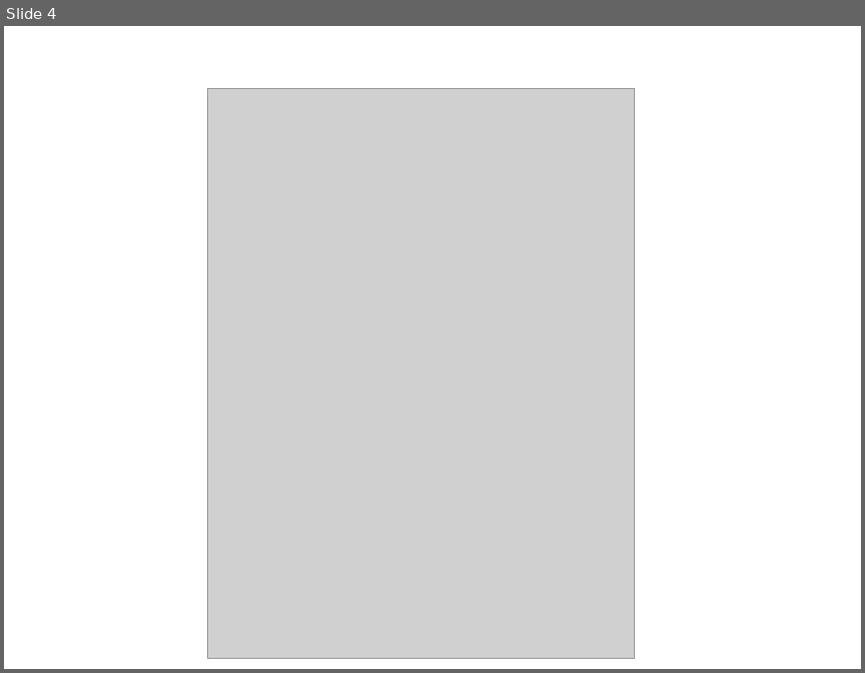
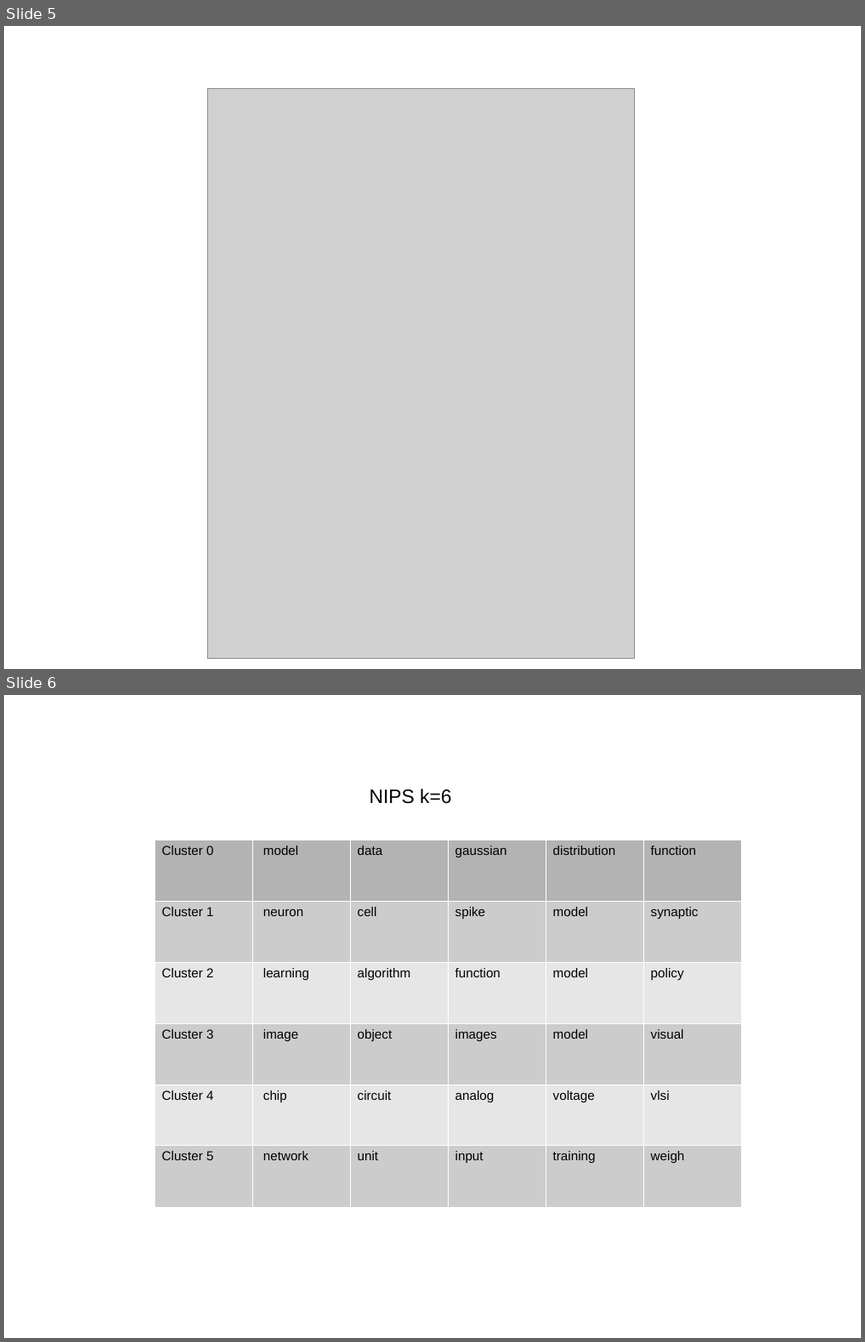
Before and after one commit to vitalv/doc-clustering-topic-modeling, a slide deck: doc-clustering-topic-modeling.odp. Shown one above the other, each under a label of ours: slide 4 before the commit, slides 5 and 6 after it. The pictures are 865x673 and 865x1342 pixels, drawn with LibreOffice and Linux fonts; fonts in the diff are those of the drawing; grey boxes stand for pictures. Boxes give left, top, right and bottom in pixels: in the first picture for what was removed or moved away, otherwise in the second. Text is boxed around its words. In the diff, an @@ line names an element or a change of style, - is before the commit and + after.

Commit message:
started testing the nips dataset, figuring out a good k

```diff
--- a/doc-clustering-topic-modeling.odp
+++ b/doc-clustering-topic-modeling.odp
@@ slide 6 added at [4, 695, 861, 1338], background #FFFFFF @@
@@ text added at [370, 789, 451, 804], 18 pt, text #000000 @@
+NIPS k=6
@@ table added at [154, 839, 742, 1207], 6 rows, 6 columns @@
+Cluster 0 | model | data | gaussian | distribution | function
+Cluster 1 | neuron | cell | spike | model | synaptic
+Cluster 2 | learning | algorithm | function | model | policy
+Cluster 3 | image | object | images | model | visual
+Cluster 4 | chip | circuit | analog | voltage | vlsi
+Cluster 5 | network | unit | input | training | weigh
@@ what was slide 4 is now slide 5 @@
```
Also in this commit, not shown: 1 slide changed, 3 other slides added, 2 other files.
